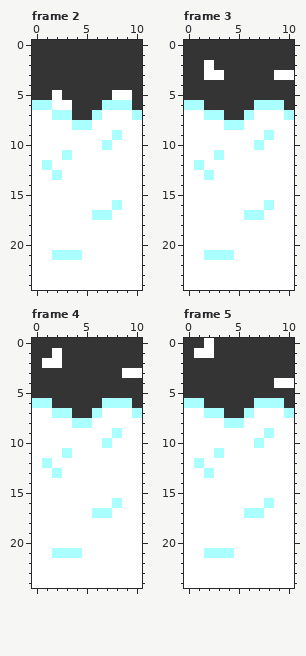
Edited in one commit: pixel-art file (Source/images/ega/refactored/Snow_C.ase). The picture above is the old version.
11x25 pixels, 7 frames. Shown: frame 2, frame 3, frame 4, frame 5. The commit also changed other frames, which this record leaves out.
Once edited:
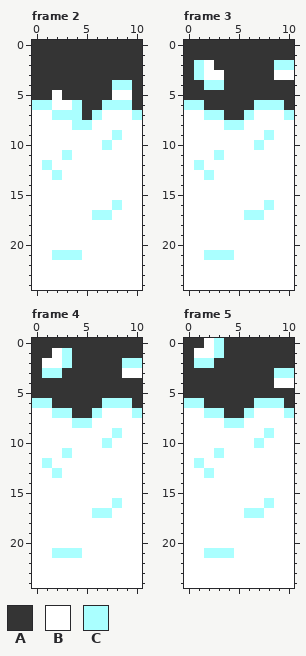
Palette (. is transparent): A #343434  B #ffffff  C #aaffff
The edit:
Frame 2, layer "Layer 1":
Colour A gives way to colour C in row 4 at x 8 to 9; in rows 6 to 7 at x 4.
Frame 3, layer "Layer 1":
Colour A gives way to colour C in row 2 at x 1 and 9 to 10; in row 3 at x 1; in row 4 at x 2 to 3.
Frame 4, layer "Layer 1":
Colour A gives way to colour C in row 1 at x 3; in row 2 at x 3 and 9 to 10; in row 3 at x 1 to 2.
Frame 5, layer "Layer 1":
Colour A gives way to colour C in rows 0 to 1 at x 3; in row 2 at x 1 to 2; in row 3 at x 9 to 10.
Where, in picture pixels (left, top, right, bottom), the same in both pictures:
changed: (72, 80, 132, 120)
changed: (194, 60, 224, 90)
changed: (274, 60, 294, 70)
changed: (42, 348, 72, 378)
changed: (122, 358, 142, 368)
changed: (194, 338, 224, 368)
changed: (274, 368, 294, 378)
